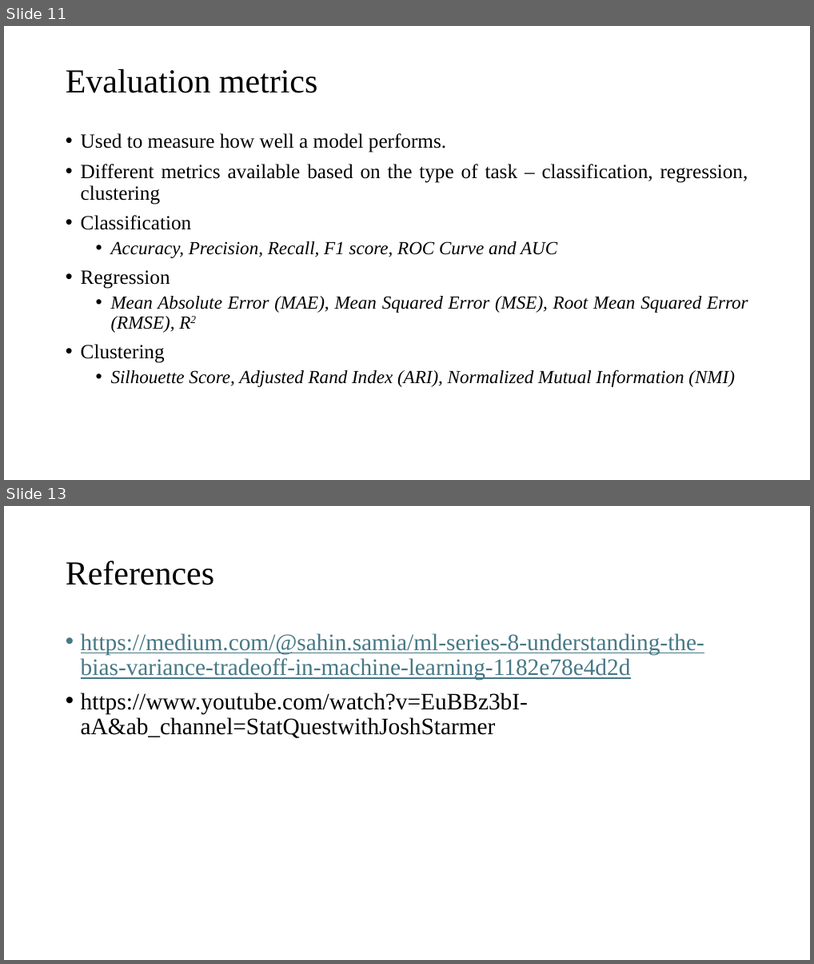
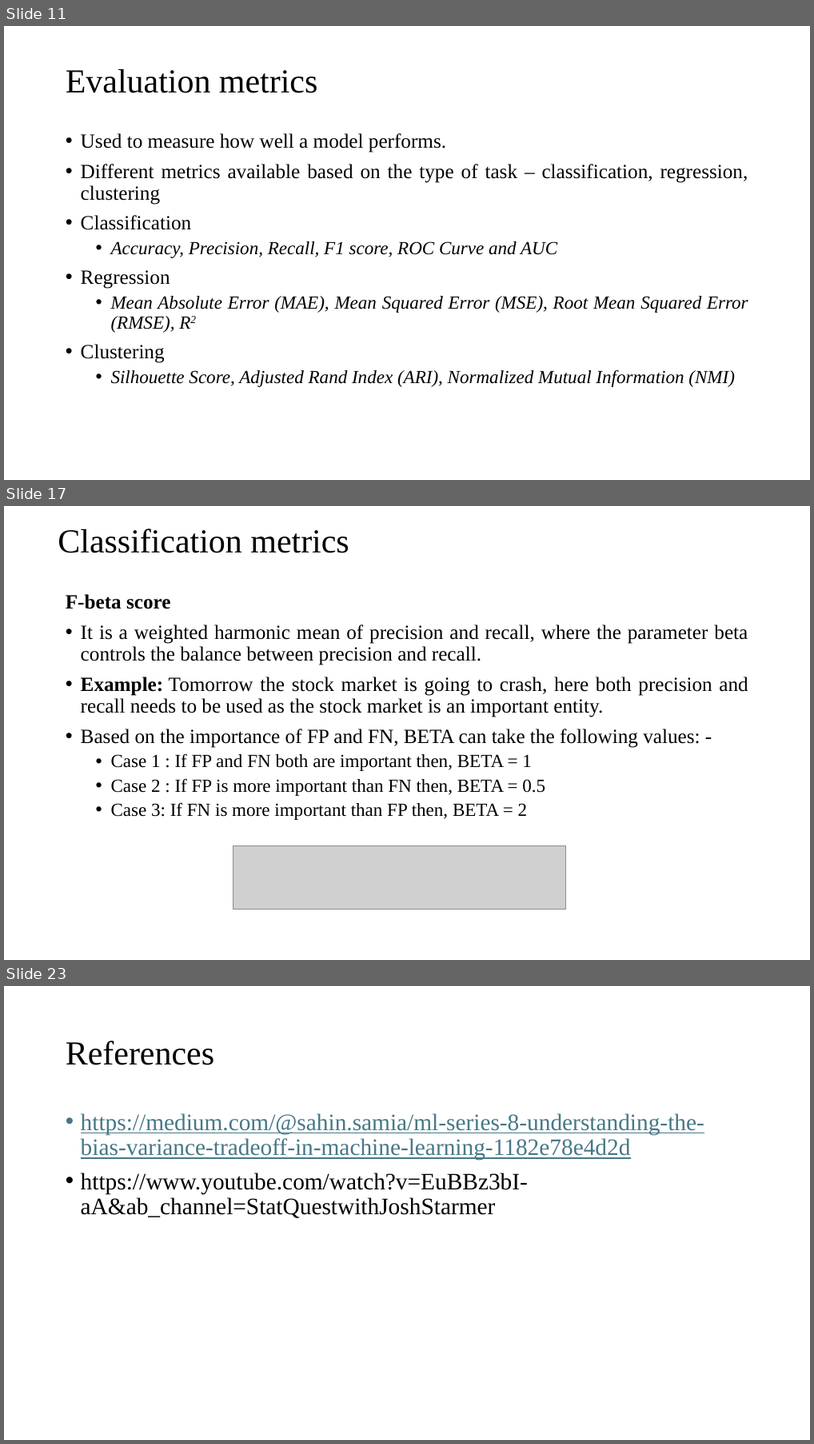
Before and after one commit to gurungdipen/ML_2025, a slide deck: Module 1/Performance evaluation.pptx. Shown one above the other, each under a label of ours: slides 11 and 13 before the commit, slides 11, 17 and 23 after it; the slides between them are not shown. The pictures are 814x964 and 814x1444 pixels, drawn with LibreOffice and Linux fonts; fonts in the diff are those of the drawing; grey boxes stand for pictures. Boxes give left, top, right and bottom in pixels: in the first picture for what was removed or moved away, otherwise in the second. Text is boxed around its words. In the diff, an @@ line names an element or a change of style, - is before the commit and + after.

```diff
--- a/Module 1/Performance evaluation.pptx
+++ b/Module 1/Performance evaluation.pptx
@@ slide 17 added at box(4, 506, 810, 960), background #FFFFFF @@
@@ title added at box(58, 528, 349, 553), 40 pt, text #000000 @@
+Classification metrics
@@ text added at box(66, 594, 748, 820), 24 pt, text #000000 @@
+F-beta score
+• It is a weighted harmonic mean of precision and recall, where the parameter beta controls the balance between precision and recall.
+• Example: Tomorrow the stock market is going to crash, here both precision and recall needs to be used as the stock market is an important entity.
+• Based on the importance of FP and FN, BETA can take the following values: -
+  • Case 1 : If FP and FN both are important then, BETA = 1
+  • Case 2 : If FP is more important than FN then, BETA = 0.5
+  • Case 3: If FN is more important than FP then, BETA = 2
@@ picture added at box(234, 845, 566, 909) @@
@@ what was slide 13 is now slide 23 @@
```
Also in this commit, not shown: 10 other slides added, 1 slide removed.
